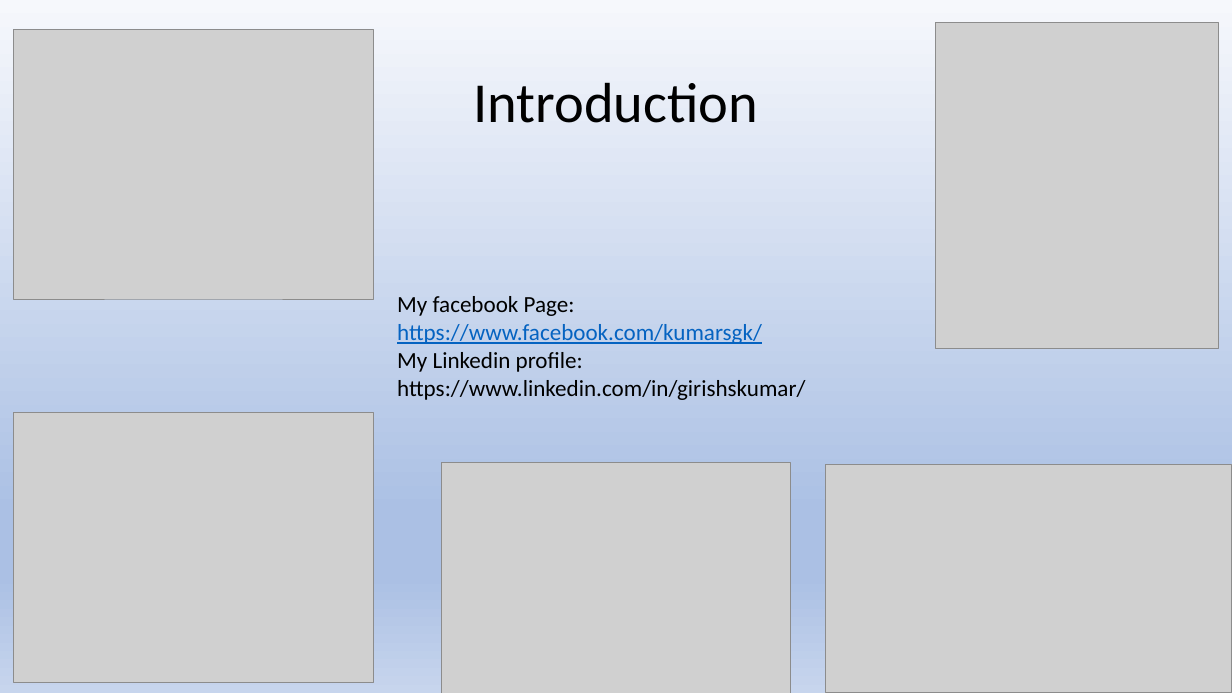
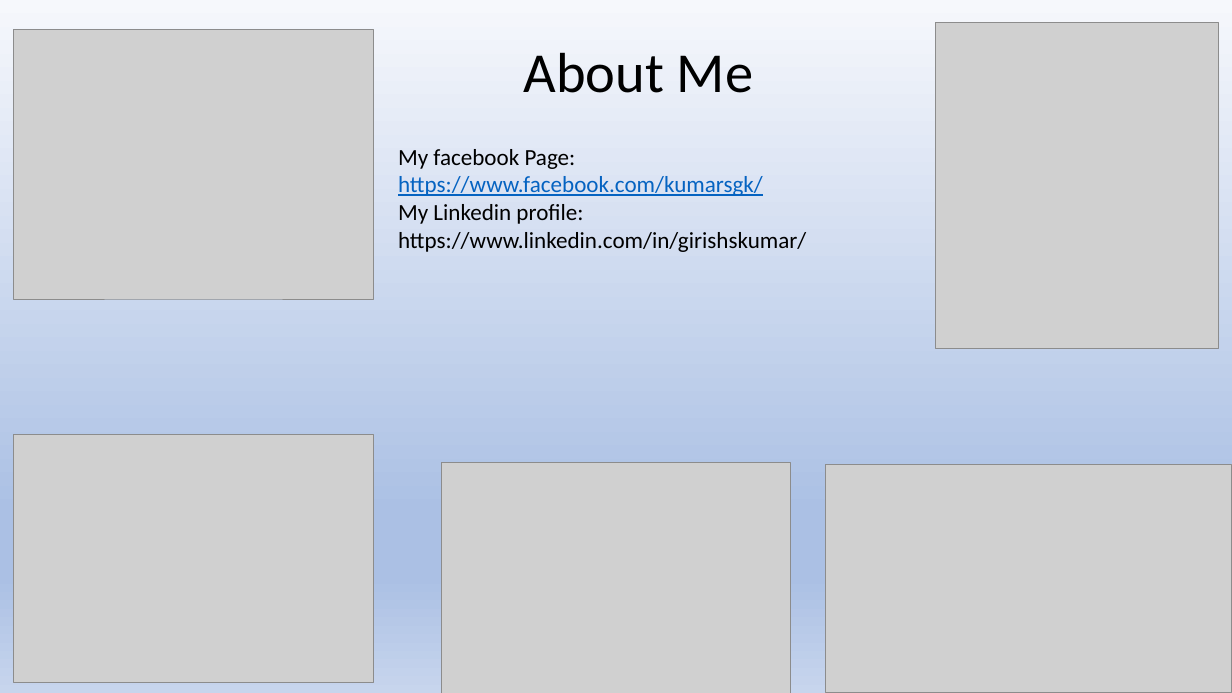
Before and after one commit to girishsukukumar/General, a slide deck: slide 2 of astronomy-kids.pptx. Drawn at 1232x693 pixels with LibreOffice and Linux fonts; fonts in the diff are those of the drawing; grey boxes stand for pictures. Boxes give left, top, right and bottom in pixels: in the first picture for what was removed or moved away, otherwise in the second. Text is boxed around its words. In the diff, an @@ line names an element or a change of style, - is before the commit and + after.

```diff
--- a/astronomy-kids.pptx
+++ b/astronomy-kids.pptx
@@ title at <box>523,52,753,93</box>: text changed @@
-Introduction
+About Me
@@ text "My facebook Page: https://www.facebook.com/kumarsgk/": place and size @@
-text "My facebook Page: https://www.facebook.com/kumarsgk/" at <box>397,296,805,400</box>
+text "My facebook Page: https://www.facebook.com/kumarsgk/" at <box>398,149,806,252</box>
@@ picture: place and size @@
-picture at <box>14,413,373,683</box>
+picture at <box>14,434,373,682</box>
```
Also in this commit, not shown: 9 other slides changed, 15 slides added, 3 slides removed.
